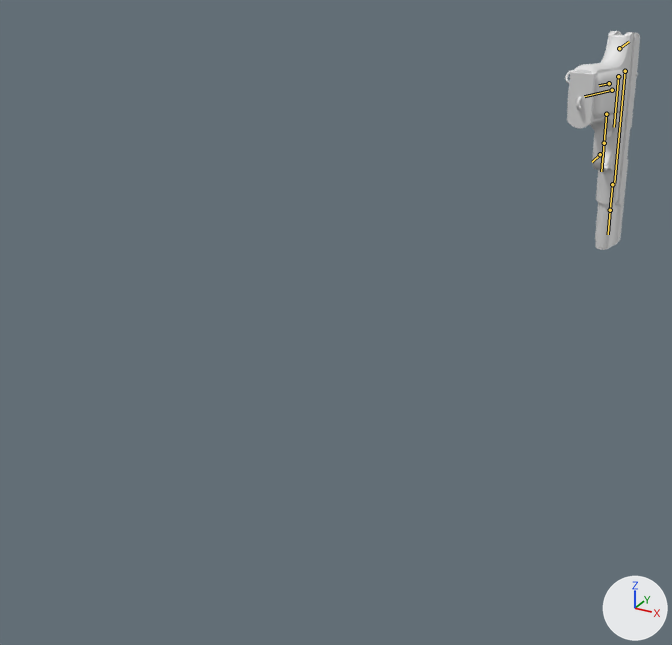
Before and after pictures for a commit that changed the FBX model Assets/Artists/Timo/Models/Guns/GunAlphaV1.fbx.
Both versions are drawn from a camera (50 mm lens) standing at (0.027, -0.1067, 0.0692) and looking at (-0.0142, -0.0317, 0.0317). The lights are fixed; the arrows at lower right show +X, +Y and +Z. The older version comes first. The bones that change, and the others that lie on the model, are drawn over the model as lines.

The first picture shows 'Grip', 'Mag', 'Slide', 'Trigger'.
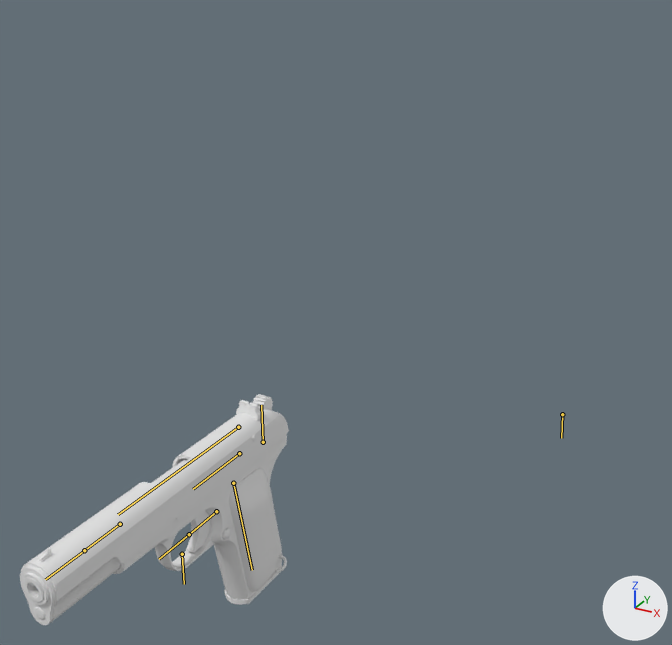
The newer file adds an action. The first version stands in its rest pose; the second is drawn at frame 1 of the action 'TT33Rig|GunTT33_Idle'.

Location of each change, [x1, y1, x2, y2] in pixels of the pictures (672 x 645 px):
'Slide', posed (487% wider)
    before: [595, 31, 640, 250]
    after: [20, 400, 289, 625]
'Grip', posed
    before: [565, 31, 634, 204]
    after: [113, 433, 287, 600]
'Mag', posed (mostly hidden afterwards)
    before: [567, 71, 595, 128]
    after: [224, 566, 283, 604]
'Trigger', posed
    before: [605, 130, 612, 141]
    after: [186, 511, 210, 553]
'Barrel', posed (not visible before)
    after: [22, 577, 44, 602]
'Hammer', posed (not visible before)
    after: [253, 394, 273, 411]
bone 'Root.001', root to tip
    before: (609, 83) to (599, 85)
    after: (562, 414) to (561, 438)
bone 'AnimationRoot', root to tip
    before: (618, 76) to (614, 127)
    after: (239, 453) to (193, 489)

The change in detail:
Object 'TT33Rig' (bone_rig_object) moves from (0.0, 0.0, 0.0494) to (0.0, 0.0, 0.0).
Object 'TT33Rig' (bone_rig_object) turns from (83, 0, 177) to (0, 0, 0) degrees about its own x, y and z.
Bone 'Root.001' (bone_root_001) moves from (0.0, 0.0, 0.0) to (-0.02, 0.0, -1.88).
Bone 'Root.001' (bone_root_001) turns from (0, 0, 0) to (-1, 1, 1) degrees about its own x, y and z.
Bone 'AnimationRoot' (bone_animationroot) moves from (0.0, 0.0, 0.0) to (-14.45, 49.94, -11.74).
